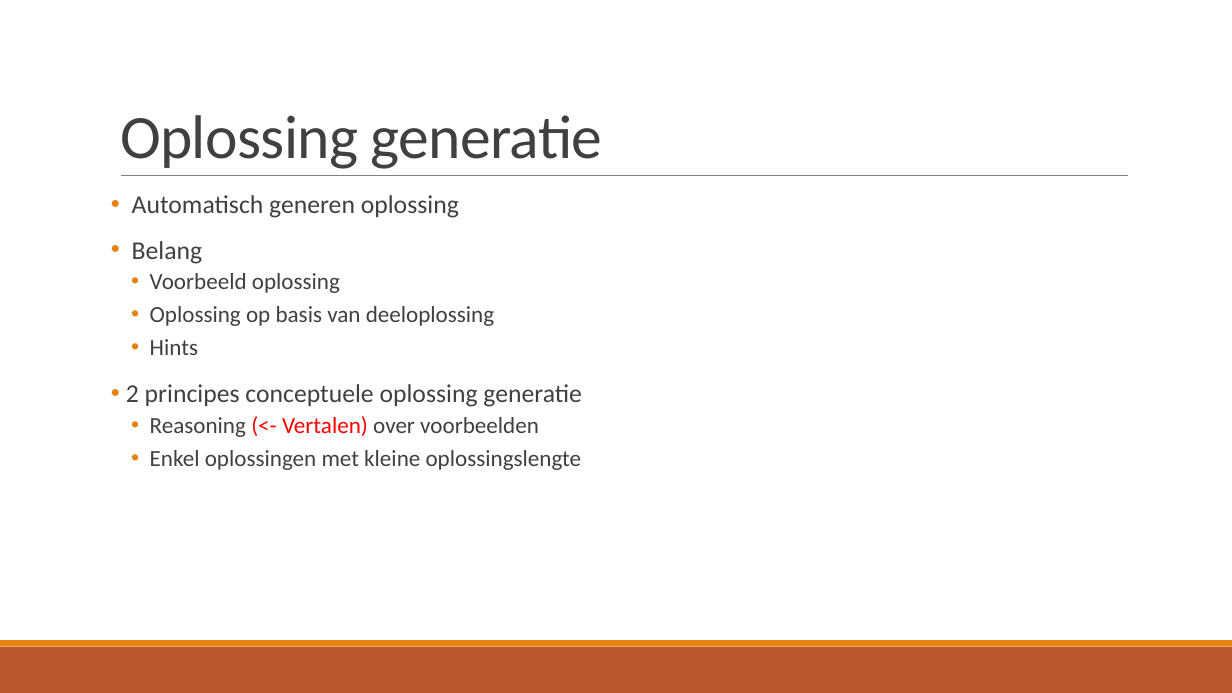
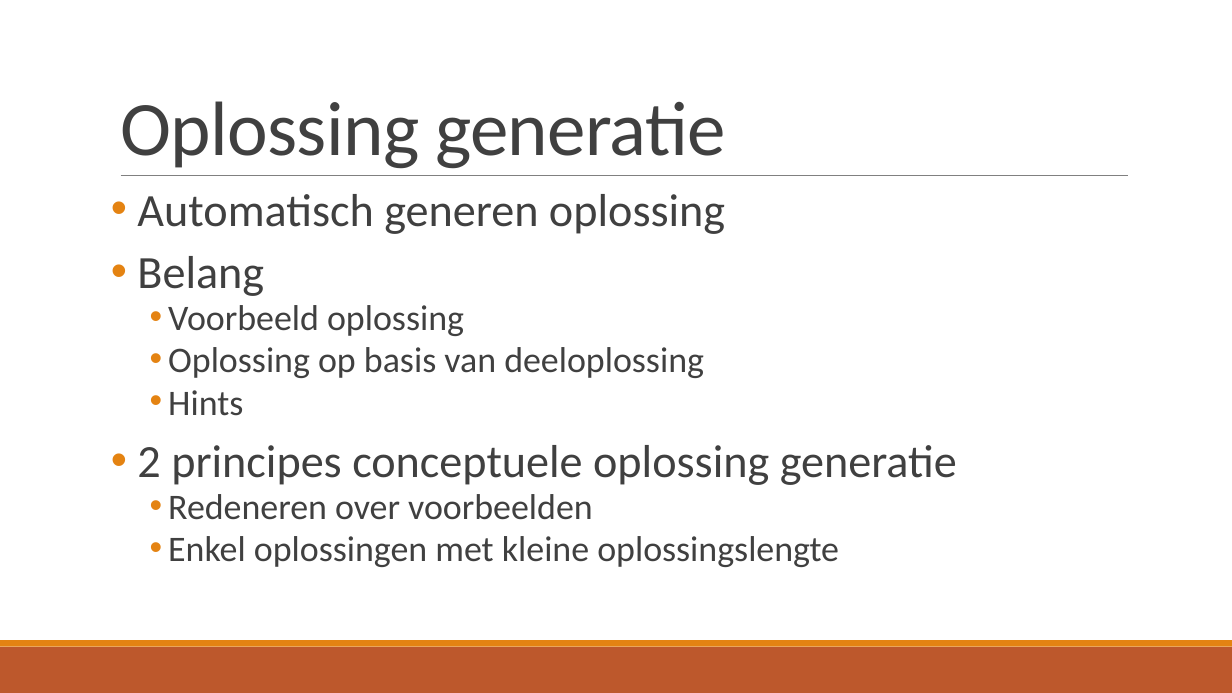
Before and after one commit to TomDeGroote/Bachelorproef, a slide deck: slide 9 of Opdracht 2/Literatuurstudie.pptx (slide 7 before the commit). Drawn at 1232x693 pixels with LibreOffice and Linux fonts; fonts in the diff are those of the drawing. Boxes give left, top, right and bottom in pixels: in the first picture for what was removed or moved away, otherwise in the second. Text is boxed around its words. In the diff, an @@ line names an element or a change of style, - is before the commit and + after.

```diff
--- a/Opdracht 2/Literatuurstudie.pptx
+++ b/Opdracht 2/Literatuurstudie.pptx
@@ title "Oplossing generatie" at (x1=120, y1=101, x2=726, y2=169): size 48 to 60 pt @@
@@ text at (x1=137, y1=194, x2=957, y2=567): size 20 to 36 pt in "Automatisch generen oplossing", "Belang", "2 principes conceptuele oplossing generatie"; size 18 to 28 pt in "Voorbeeld oplossing", "Oplossing op basis van deeloplossing", "Hints", "Enkel oplossingen met kleine oplossingslengte"; line spacing 0.9 to 0.8; list level 2 to 3 in "Voorbeeld oplossing"; list level 2 to 3 in "Oplossing op basis van deeloplossing"; list level 2 to 3 in "Hints"; list level 2 to 3 in "Enkel oplossingen met kleine oplossingslengte" @@
@@ text at (x1=168, y1=494, x2=593, y2=520): text changed; size 18 to 28 pt @@
-  • Reasoning (<- Vertalen) over voorbeelden
+    • Redeneren over voorbeelden
```
Also in this commit, not shown: 19 other slides changed, 4 slides added, 5 slides removed.
